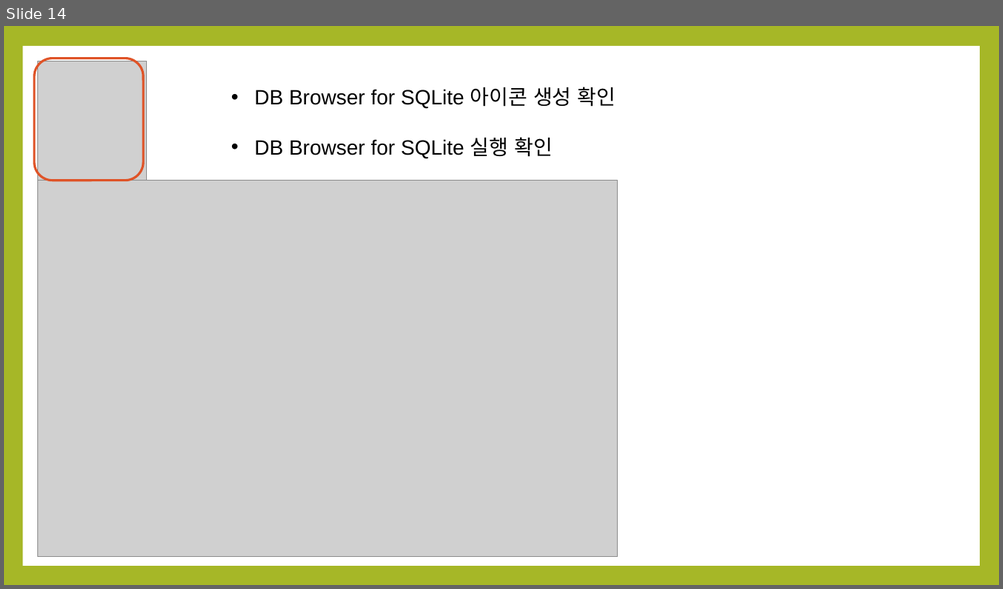
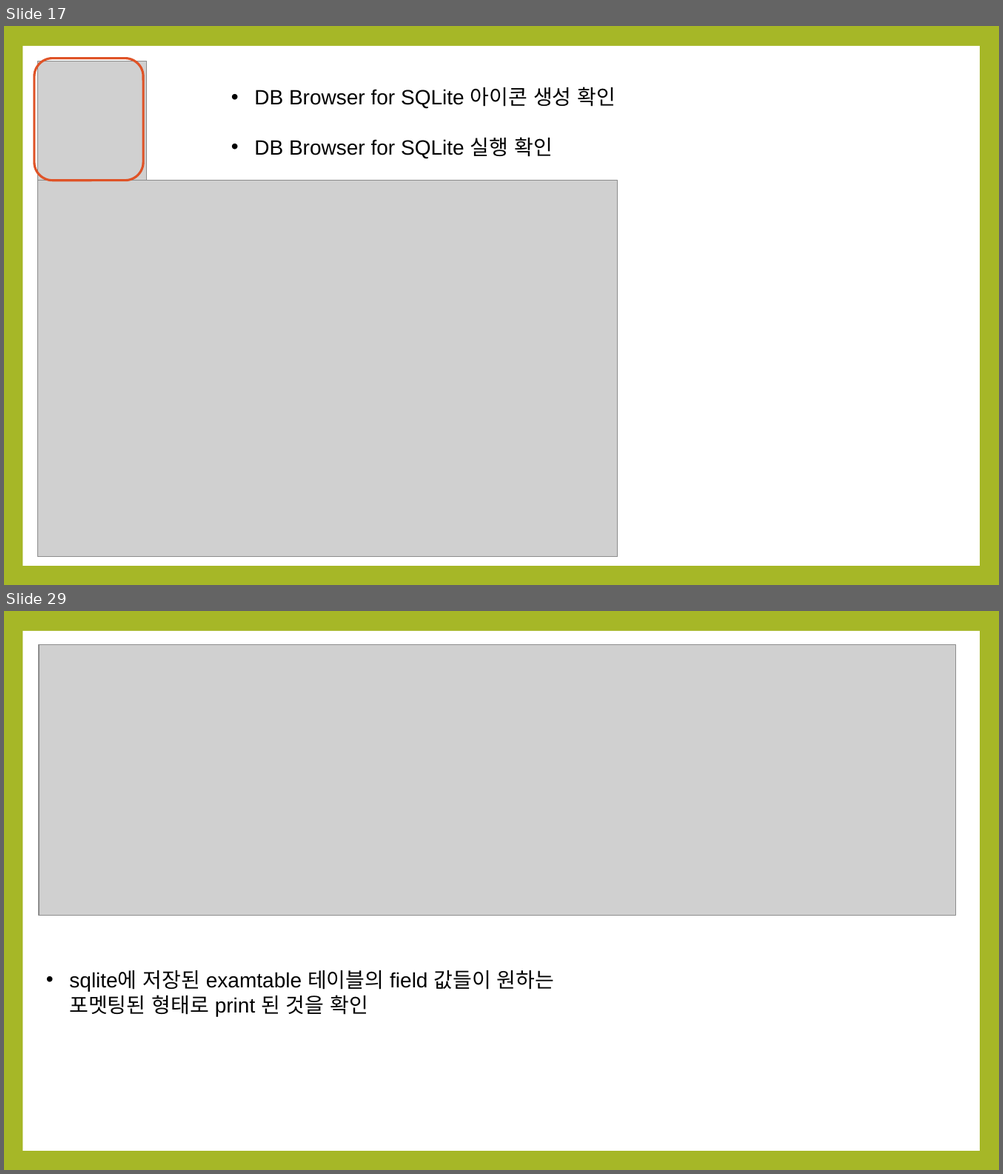
Before and after one commit to noheul1030/KOPO-Python-Vacation, a slide deck: Python과제/Python_12강.pptx. Shown one above the other, each under a label of ours: slide 14 before the commit, slides 17 and 29 after it; the slides between them are not shown. The pictures are 1003x589 and 1003x1174 pixels, drawn with LibreOffice and Linux fonts; fonts in the diff are those of the drawing; grey boxes stand for pictures. Boxes give left, top, right and bottom in pixels: in the first picture for what was removed or moved away, otherwise in the second. Text is boxed around its words. In the diff, an @@ line names an element or a change of style, - is before the commit and + after.

```diff
--- a/Python과제/Python_12강.pptx
+++ b/Python과제/Python_12강.pptx
@@ slide 29 added at (x1=4, y1=611, x2=999, y2=1170), background #A6B727; not listed: 1 template element that a slide beside it also shows @@
@@ picture added at (x1=39, y1=644, x2=956, y2=915) @@
@@ text added at (x1=69, y1=970, x2=554, y2=1017), 20 pt, text #000000 @@
+• sqlite에 저장된 examtable 테이블의 field 값들이 원하는 포멧팅된 형태로 print 된 것을 확인
@@ what was slide 14 is now slide 17 @@
```
Also in this commit, not shown: 16 other slides added, 9 slides removed.
